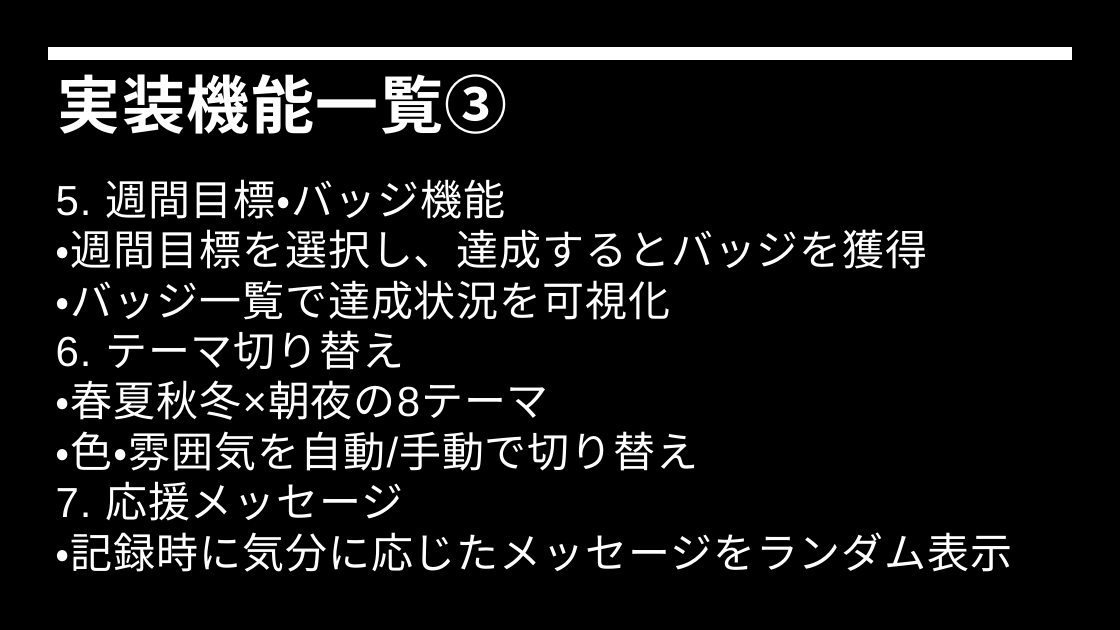
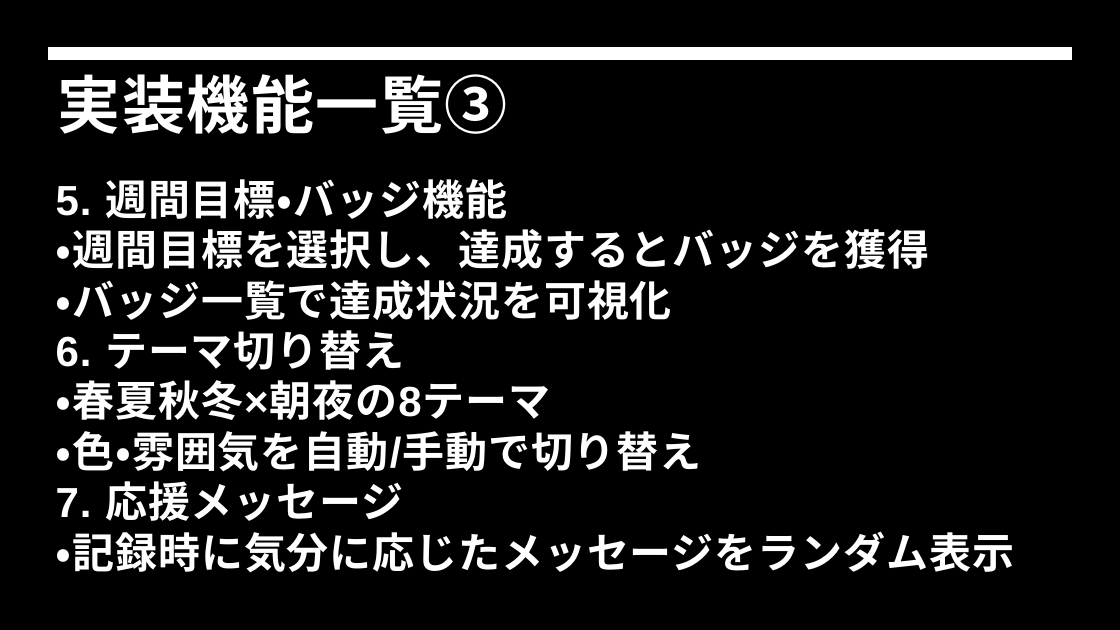
Before and after one commit to Haru62129/flutterapp, a slide deck: slide 6 of Flutter.pptx. Drawn at 1120x630 pixels with LibreOffice and Linux fonts; fonts in the diff are those of the drawing; background and template pictures are left out. Boxes give left, top, right and bottom in pixels: in the first picture for what was removed or moved away, otherwise in the second. Text is boxed around its words. In the diff, an @@ line names an element or a change of style, - is before the commit and + after.

```diff
--- a/Flutter.pptx
+++ b/Flutter.pptx
@@ text "5. 週間目標・バッジ機能" at (x1=56, y1=179, x2=1014, y2=573): bold on @@
```
Also in this commit, not shown: 7 other slides changed, 1 slide added.
